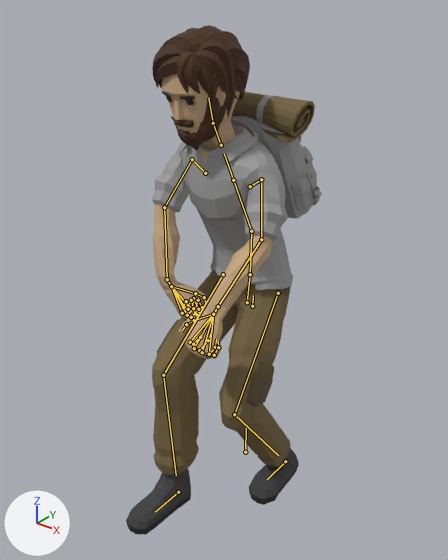
An edit to the glTF model assets/art/3d/clips-foot.glb, drawn before and after from the same camera.
Rendered twice from a 50 mm lens placed at (1.159, -1.663, 1.728), pointed at (0.001, -0.215, 0.83). Every picture has the same lights, and +X, +Y and +Z are marked at lower left. The first picture is the older version. Both versions are drawn at frame 32 of the action 'Crossbow_Span'; the numbers are the values there. The bones that change, and the others that lie on the model, are drawn over the model as lines.

The first picture shows 'Adventurer_Body', 'Adventurer_Feet', 'Adventurer_Head', 'Adventurer_Legs', 'Backpack'.
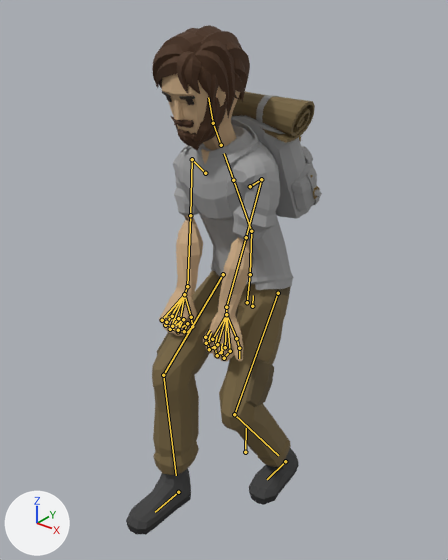
Pixel boxes [x1, y1, x2, y2] of what changed, in the pictures (448 x 560 px):
'Adventurer_Body', posed
    before: [152, 119, 293, 359]
    after: [159, 119, 293, 361]
bone 'UpperArm.L', root to tip
    before: (261, 179) to (261, 239)
    after: (261, 179) to (246, 237)
bone 'LowerArm.L', root to tip
    before: (261, 239) to (218, 306)
    after: (246, 237) to (226, 307)
bone 'Wrist.L', root to tip
    before: (218, 306) to (213, 314)
    after: (226, 307) to (226, 314)
bone 'UpperArm.R', root to tip
    before: (192, 159) to (164, 207)
    after: (192, 159) to (190, 215)
bone 'LowerArm.R', root to tip
    before: (164, 207) to (167, 279)
    after: (190, 215) to (187, 286)
bone 'Wrist.R', root to tip
    before: (167, 279) to (171, 286)
    after: (187, 286) to (184, 294)

Patch to the scene script:
```diff
--- a/assets/art/3d/clips-foot.glb.py
+++ b/assets/art/3d/clips-foot.glb.py
@@ bone_upperarm_l @@
 bone_upperarm_l = bpy.data.objects['CharacterArmature'].pose.bones['UpperArm.L']  # child of 'Shoulder.L'
-bone_upperarm_l.rotation_quaternion = (0.775, -0.477, -0.305, -0.281)  # degrees (-58, -48, -12)
+bone_upperarm_l.rotation_quaternion = (0.653, -0.663, -0.118, -0.345)  # degrees (-83, -38, -22)
@@ bone_lowerarm_l @@
 bone_lowerarm_l = bpy.data.objects['CharacterArmature'].pose.bones['LowerArm.L']  # child of 'UpperArm.L'
-bone_lowerarm_l.rotation_quaternion = (0.805, -0.235, 0.51, -0.192)  # degrees (-57, 47, -54)
+bone_lowerarm_l.rotation_quaternion = (0.56, 0.056, -0.825, 0.044)  # degrees (2, -112, 7)
@@ bone_wrist_l @@
 bone_wrist_l = bpy.data.objects['CharacterArmature'].pose.bones['Wrist.L']  # child of 'LowerArm.L'
-bone_wrist_l.rotation_quaternion = (0.992, -0.11, 0.003, -0.059)  # degrees (-13, 0, -7)
+bone_wrist_l.rotation_quaternion = (0.991, 0.077, -0.031, -0.102)  # degrees (9, -3, -12)
@@ bone_upperarm_r @@
 bone_upperarm_r = bpy.data.objects['CharacterArmature'].pose.bones['UpperArm.R']  # child of 'Shoulder.R'
-bone_upperarm_r.rotation_quaternion = (-0.698, 0.237, 0.078, -0.671)  # degrees (-26, 12, 85)
+bone_upperarm_r.rotation_quaternion = (-0.392, 0.778, -0.467, 0.151)  # degrees (-131, 8, -59)
@@ bone_lowerarm_r @@
 bone_lowerarm_r = bpy.data.objects['CharacterArmature'].pose.bones['LowerArm.R']  # child of 'UpperArm.R'
-bone_lowerarm_r.rotation_quaternion = (0.964, -0.262, 0.037, 0.011)  # degrees (-30, 4, 0)
+bone_lowerarm_r.rotation_quaternion = (-0.16, 0.071, 0.985, 0.007)  # degrees (1, -162, -8)
@@ bone_wrist_r @@
 bone_wrist_r = bpy.data.objects['CharacterArmature'].pose.bones['Wrist.R']  # child of 'LowerArm.R'
-bone_wrist_r.rotation_quaternion = (0.95, -0.284, -0.037, 0.125)  # degrees (-33, 0, 15)
+bone_wrist_r.rotation_quaternion = (0.992, 0.108, 0.013, -0.056)  # degrees (12, 2, -6)
```
